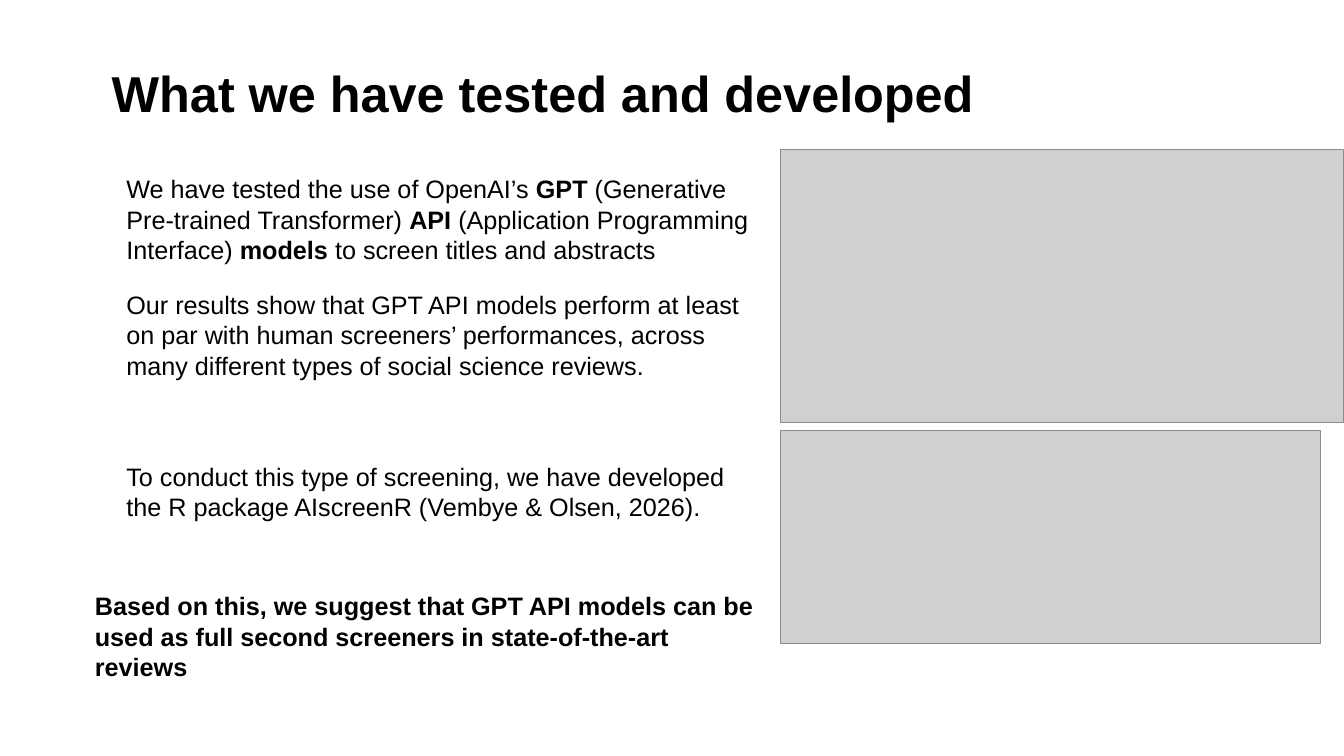
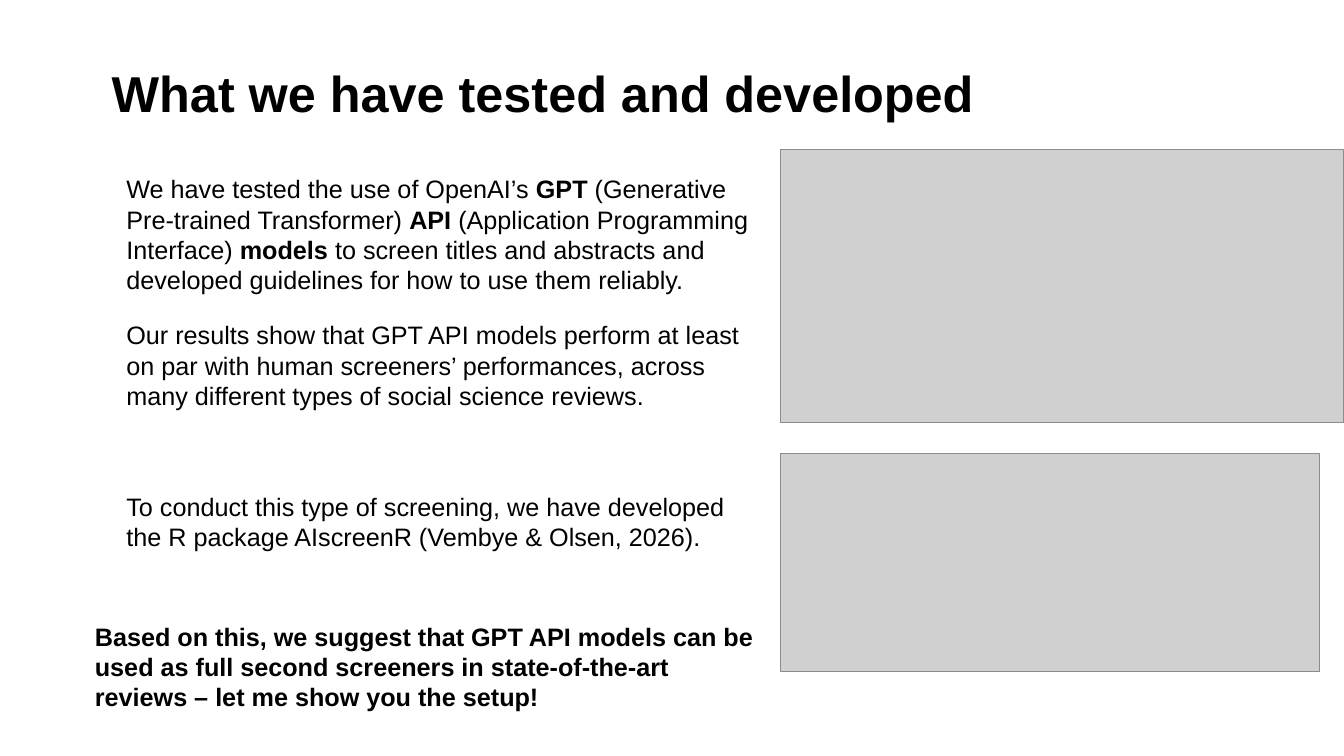
Before and after one commit to MikkelVembye/IRM2026, a slide deck: slide 4 of screen-with-gpt-models.pptx. Drawn at 1344x756 pixels with LibreOffice and Linux fonts; fonts in the diff are those of the drawing; grey boxes stand for pictures; background and template pictures are left out. Boxes give left, top, right and bottom in pixels: in the first picture for what was removed or moved away, otherwise in the second. Text is boxed around its words. In the diff, an @@ line names an element or a change of style, - is before the commit and + after.

```diff
--- a/screen-with-gpt-models.pptx
+++ b/screen-with-gpt-models.pptx
@@ text at bbox=[126, 179, 748, 295]: text changed @@
-• We have tested the use of OpenAI’s GPT (Generative Pre-trained Transformer) API (Application Programming Interface) models to screen titles and abstracts
+• We have tested the use of OpenAI’s GPT (Generative Pre-trained Transformer) API (Application Programming Interface) models to screen titles and abstracts and developed guidelines for how to use them reliably.
@@ picture: place and size @@
-picture at bbox=[781, 431, 1321, 643]
+picture at bbox=[781, 454, 1321, 673]
@@ text at bbox=[95, 627, 752, 712]: text changed @@
-Based on this, we suggest that GPT API models can be used as full second screeners in state-of-the-art reviews
+Based on this, we suggest that GPT API models can be used as full second screeners in state-of-the-art reviews – let me show you the setup!
```
Also in this commit, not shown: 10 other slides changed, 1 slide added, 35 other files.
